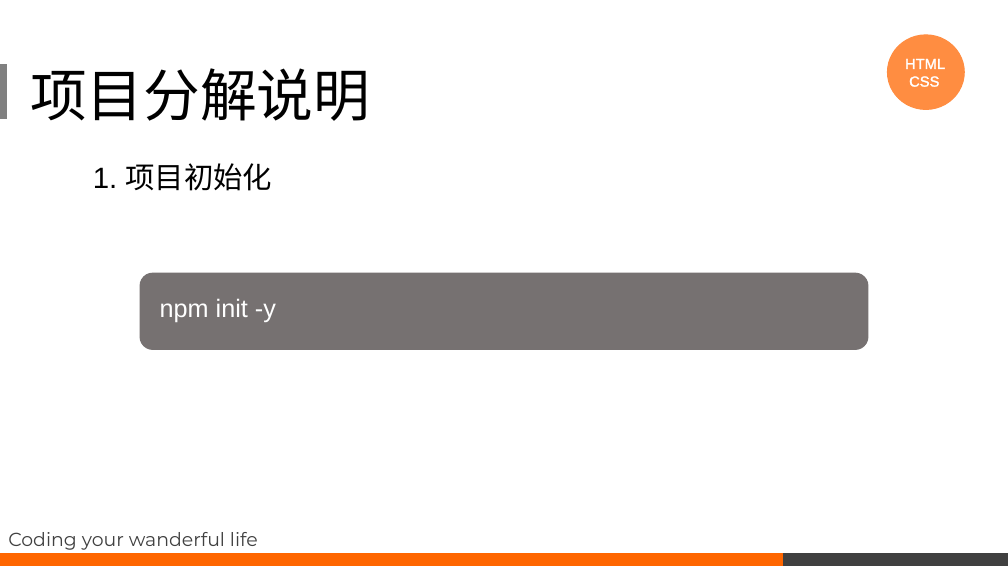
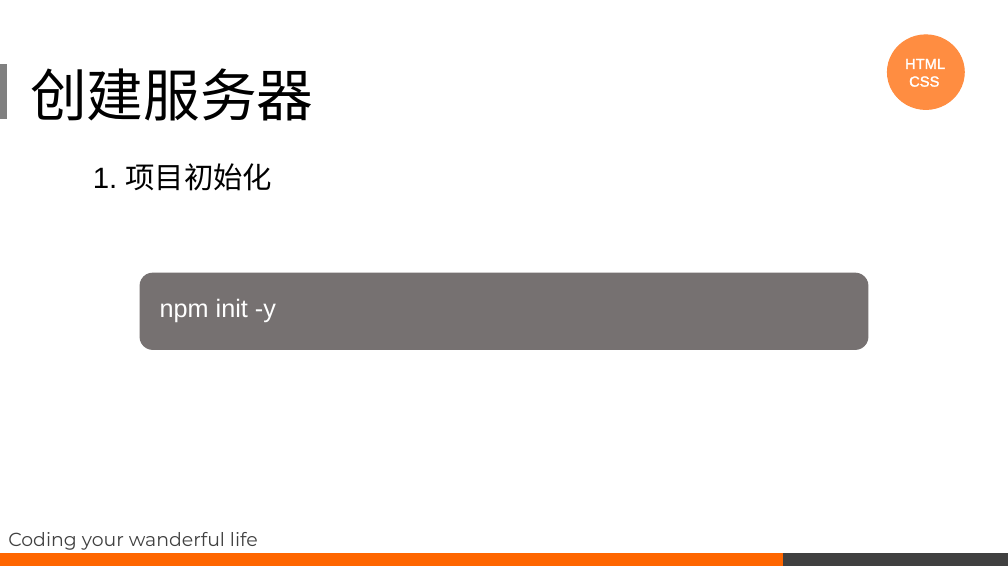
Before and after one commit to noip-algorithms/express-element-master, a slide deck: slide 4 of course/项目分析课程.pptx (slide 3 before the commit). Drawn at 1008x567 pixels with LibreOffice and Linux fonts; fonts in the diff are those of the drawing. Boxes give left, top, right and bottom in pixels: in the first picture for what was removed or moved away, otherwise in the second. Text is boxed around its words. In the diff, an @@ line names an element or a change of style, - is before the commit and + after.

```diff
--- a/course/项目分析课程.pptx
+++ b/course/项目分析课程.pptx
@@ title at (x1=30, y1=68, x2=313, y2=121): text changed @@
-项目分解说明
+创建服务器
```
Also in this commit, not shown: 5 other slides changed, 13 slides added, 7 other files.
